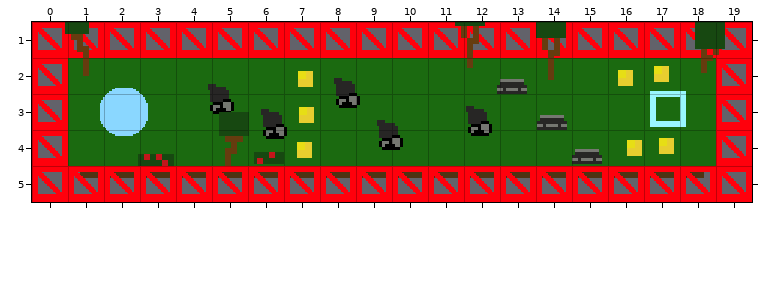
One commit to this Tiled map (JSON): assets/levels/level4.json. Above, as it was before the edit.
Cells are 24x24 px. Shown: x 0..19, y 1..5.
And afterwards:
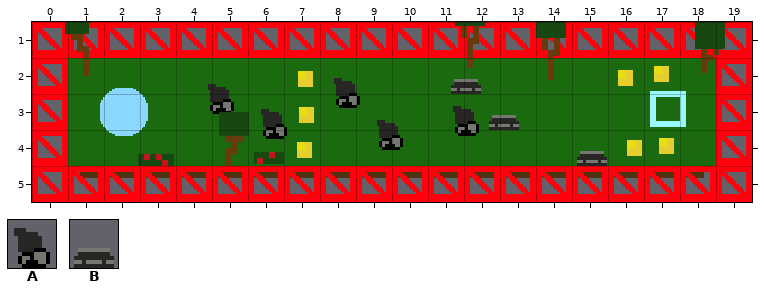
Key: from "enemy_bomb": A 0; from "enemy_sheet": B 0.
Objects are placed by their top-left corner, in cells (3,4 is the top-left corner of cell 3,4); size is 1x1 cell unless given.
The edit:
Layer "objects":
Object B "turret" at 12.8,2 becomes B "turret" at 11.5,2.
Object B "turret" at 14,3 becomes B "turret" at 12.6,3.
Object A "bouncer" at 11.9,3.2 becomes A "bouncer" at 11.5,3.2.
